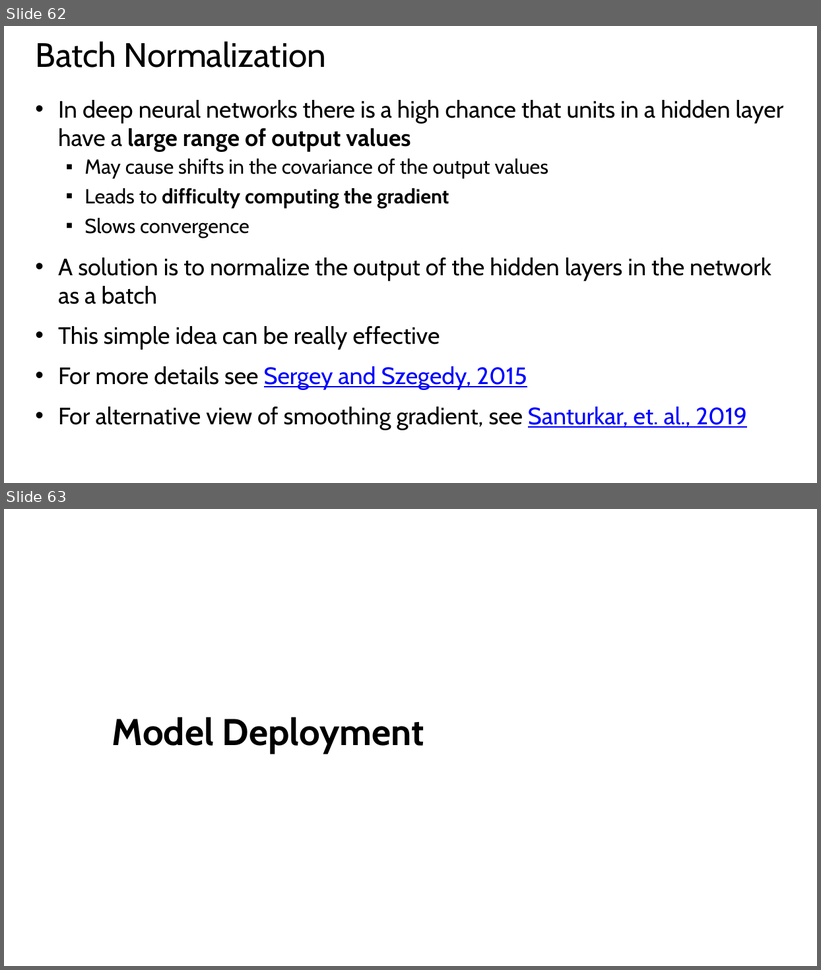
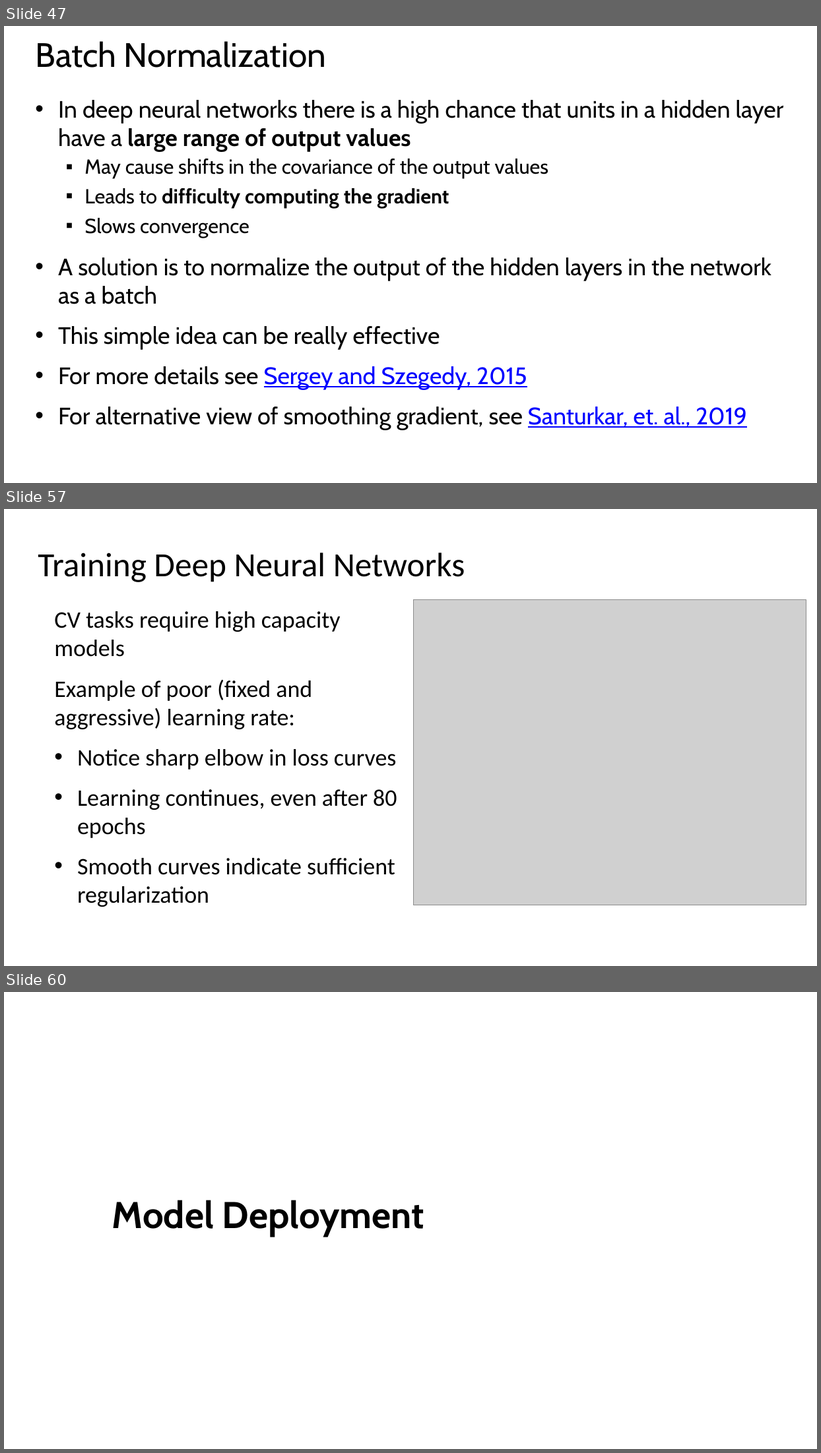
Before and after one commit to StephenElston/CSCI-E25, a slide deck: Slides/5_BuildingBlocksOfDeepLearning.pptx. Shown one above the other, each under a label of ours: slides 62 and 63 before the commit, slides 47, 57 and 60 after it; the slides between them are not shown. The pictures are 821x970 and 821x1453 pixels, drawn with LibreOffice and Linux fonts; fonts in the diff are those of the drawing; grey boxes stand for pictures. Boxes give left, top, right and bottom in pixels: in the first picture for what was removed or moved away, otherwise in the second. Text is boxed around its words. In the diff, an @@ line names an element or a change of style, - is before the commit and + after.

Commit message:
Added slides on NN architecture and learning

```diff
--- a/Slides/5_BuildingBlocksOfDeepLearning.pptx
+++ b/Slides/5_BuildingBlocksOfDeepLearning.pptx
@@ slide 57 added at box(4, 509, 817, 966), background #FFFFFF @@
@@ title added at box(38, 553, 465, 582), 40 pt, text #000000 @@
+Training Deep Neural Networks
@@ picture added at box(414, 600, 806, 906) @@
@@ text added at box(54, 611, 397, 907), 28 pt, text #000000 @@
+CV tasks require high capacity models
+Example of poor (fixed and aggressive) learning rate:
+• Notice sharp elbow in loss curves
+• Learning continues, even after 80 epochs
+• Smooth curves indicate sufficient regularization
@@ what was slide 62 is now slide 47 @@
@@ what was slide 63 is now slide 60 @@
```
Also in this commit, not shown: 2 slides changed, 11 other slides added.
